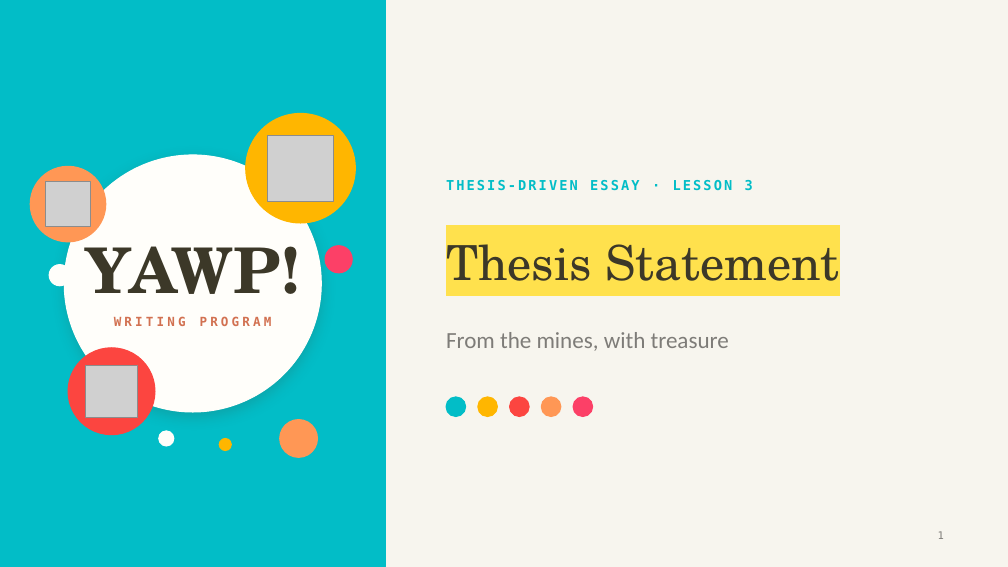
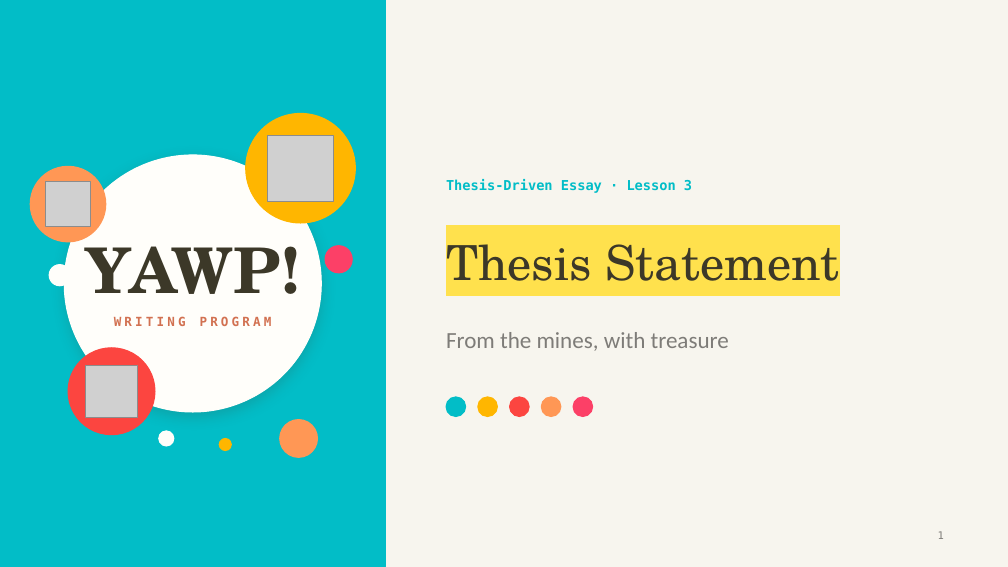
Before and after one commit to The-Connell-School/yawp, a slide deck: slide 1 of services/web-app/resources/thesis-essay-decks/lesson-3-thesis-statement.pptx. Drawn at 1008x567 pixels with LibreOffice and Linux fonts; fonts in the diff are those of the drawing; grey boxes stand for pictures. Boxes give left, top, right and bottom in pixels: in the first picture for what was removed or moved away, otherwise in the second. Text is boxed around its words. In the diff, an @@ line names an element or a change of style, - is before the commit and + after.

```diff
--- a/services/web-app/resources/thesis-essay-decks/lesson-3-thesis-statement.pptx
+++ b/services/web-app/resources/thesis-essay-decks/lesson-3-thesis-statement.pptx
@@ text at (x1=446, y1=179, x2=692, y2=193): text changed @@
-THESIS-DRIVEN ESSAY · LESSON 3
+Thesis-Driven Essay · Lesson 3
```
Also in this commit, not shown: 42 other slides changed, 25 other files.
